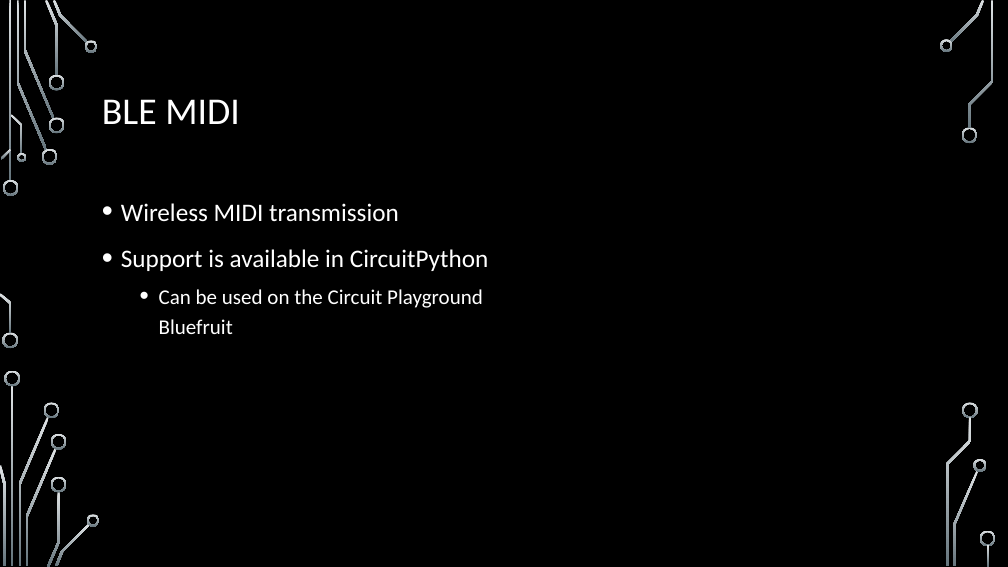
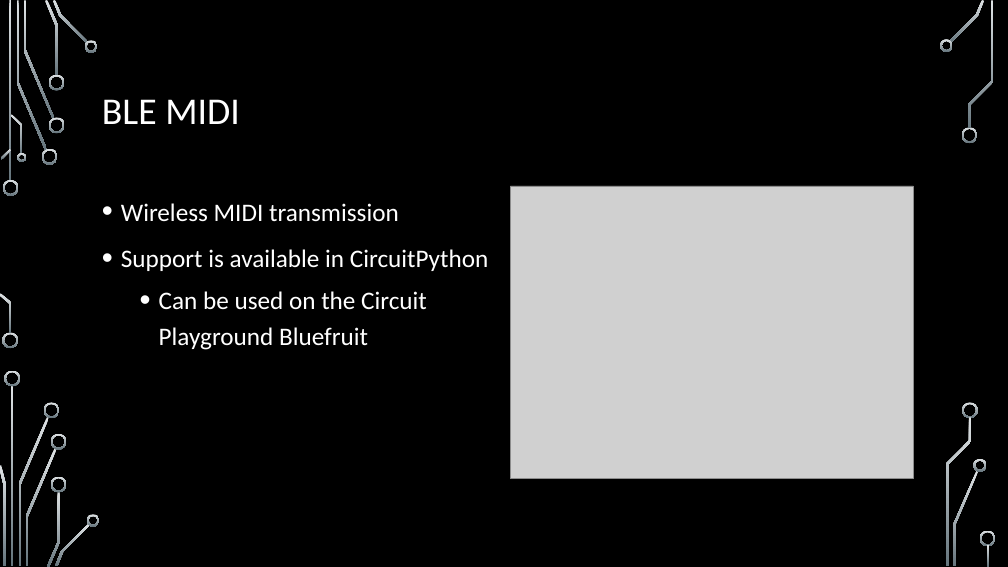
Before and after one commit to BlitzCityDIY/CircuitPython-Bluefruit-MIDI-Demos, a slide deck: slide 5 of Using MIDI with CircuitPython Slides.pptx. Drawn at 1008x567 pixels with LibreOffice and Linux fonts; fonts in the diff are those of the drawing; grey boxes stand for pictures; background and template pictures are left out. Boxes give left, top, right and bottom in pixels: in the first picture for what was removed or moved away, otherwise in the second. Text is boxed around its words. In the diff, an @@ line names an element or a change of style, - is before the commit and + after.

```diff
--- a/Using MIDI with CircuitPython Slides.pptx
+++ b/Using MIDI with CircuitPython Slides.pptx
@@ picture added at [510, 186, 913, 479] @@
@@ text at [159, 291, 427, 350]: size 20 to 24 pt in "Can be used on the Circuit Playground ..." @@
```
Also in this commit, not shown: 8 other slides changed, 2 other files.
